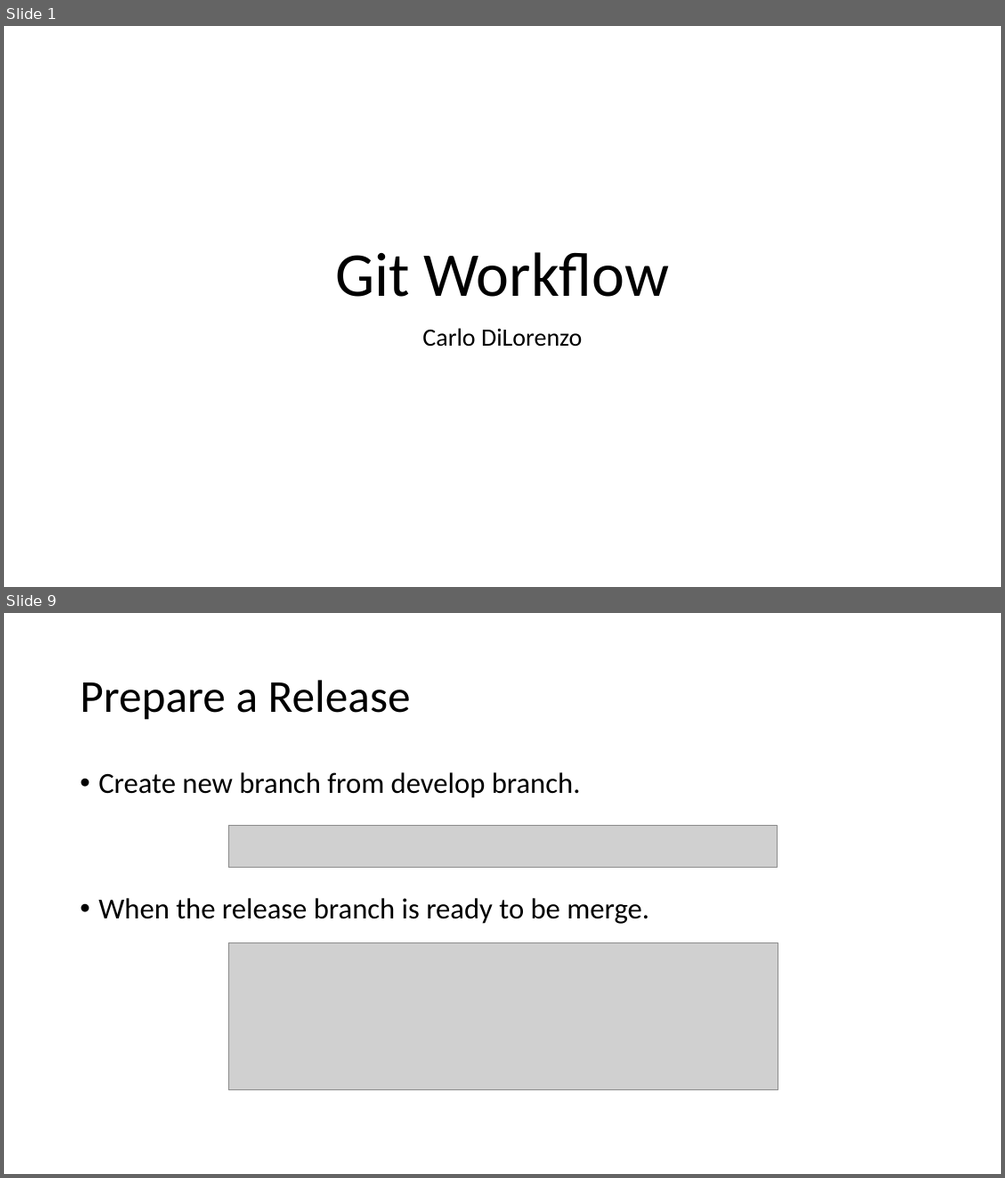
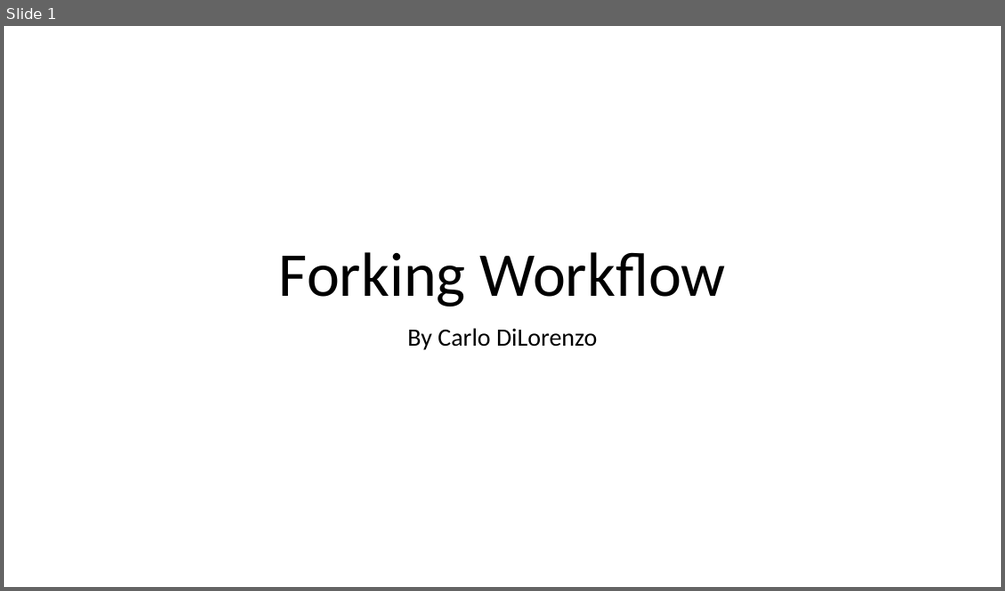
Before and after one commit to dilorc2/forkgitworkflow.github.io, a slide deck: files/GitWorkflow.pptx. Shown one above the other, each under a label of ours: slides 1 and 9 before the commit, slide 1 after it; the slides between them are not shown. The pictures are 1005x1178 and 1005x591 pixels, drawn with LibreOffice and Linux fonts; fonts in the diff are those of the drawing; grey boxes stand for pictures. Boxes give left, top, right and bottom in pixels: in the first picture for what was removed or moved away, otherwise in the second. Text is boxed around its words. In the diff, an @@ line names an element or a change of style, - is before the commit and + after.

```diff
--- a/files/GitWorkflow.pptx
+++ b/files/GitWorkflow.pptx
@@ slide 9 removed at box(4, 613, 1001, 1174), background #FFFFFF @@
@@ title removed at box(80, 680, 411, 720) @@
-Prepare a Release
@@ text removed at box(98, 772, 649, 924) @@
-• Create new branch from develop branch.
-• When the release branch is ready to be merge.
@@ picture removed at box(228, 825, 777, 868) @@
@@ picture removed at box(228, 943, 778, 1090) @@
@@ slide 1 changed as well @@
@@ title at box(279, 252, 726, 306): text changed @@
-Git Workflow
+Forking Workflow
@@ subtitle at box(407, 328, 597, 350): text changed @@
-Carlo DiLorenzo
+By Carlo DiLorenzo
```
Also in this commit, not shown: 1 other slide changed, 6 slides added, 9 other slides removed, 4 other files.
